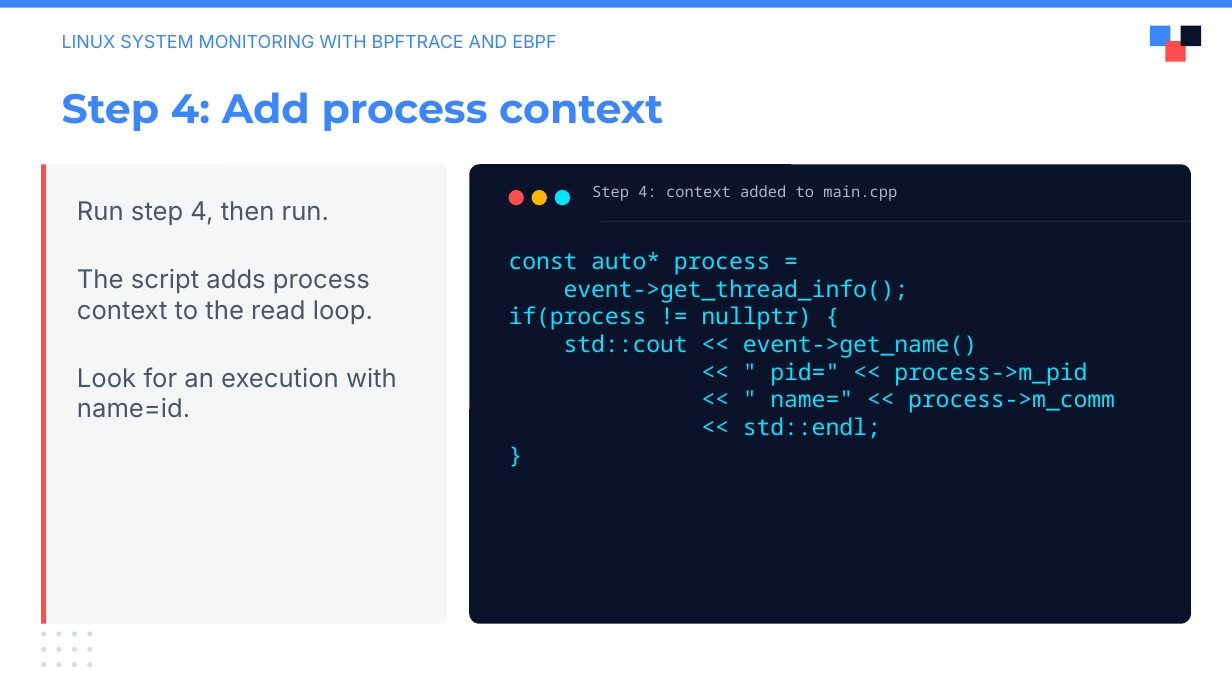
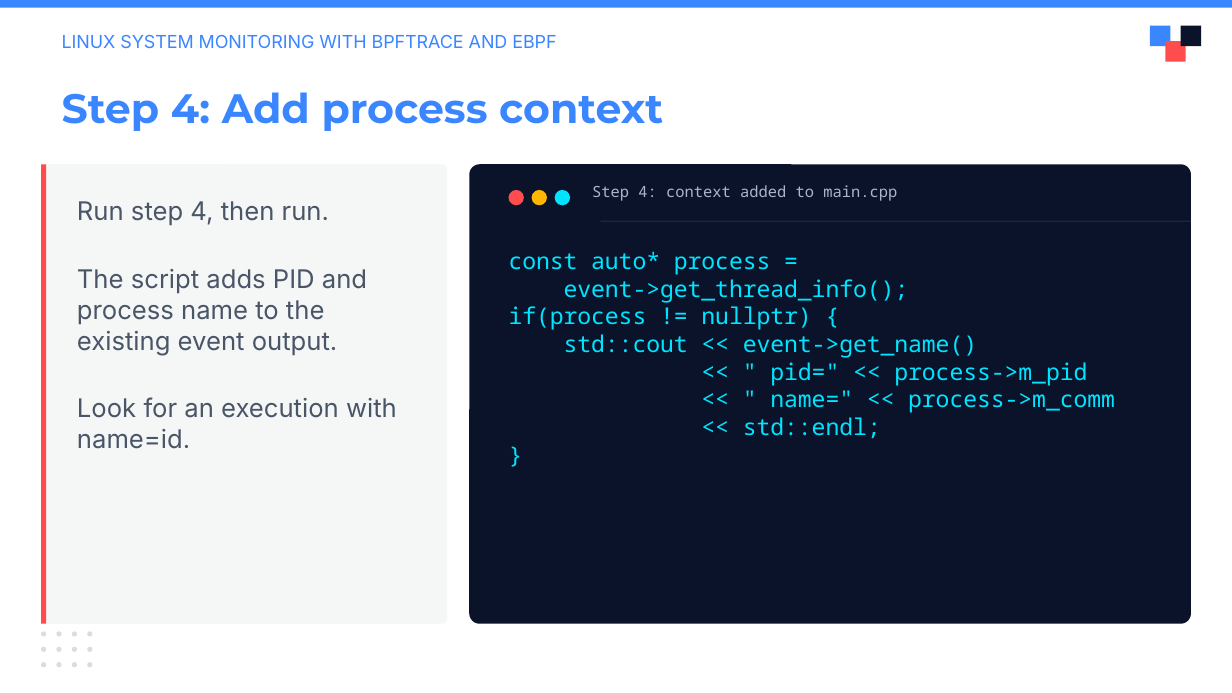
Before and after one commit to julianshalaby-perj/falco-libs-workshop, a slide deck: slide 12 of presentation/falco-libs-intro.pptx. Drawn at 1232x693 pixels with LibreOffice and Linux fonts; fonts in the diff are those of the drawing; background and template pictures are left out. Boxes give left, top, right and bottom in pixels: in the first picture for what was removed or moved away, otherwise in the second. Text is boxed around its words. In the diff, an @@ line names an element or a change of style, - is before the commit and + after.

Commit message:
Teach event printing before filtering in the workshop slides

```diff
--- a/presentation/falco-libs-intro.pptx
+++ b/presentation/falco-libs-intro.pptx
@@ text at [77,269,367,355]: text changed @@
-The script adds process context to the read loop.
+The script adds PID and process name to the existing event output.
```
Also in this commit, not shown: 5 other slides changed.
